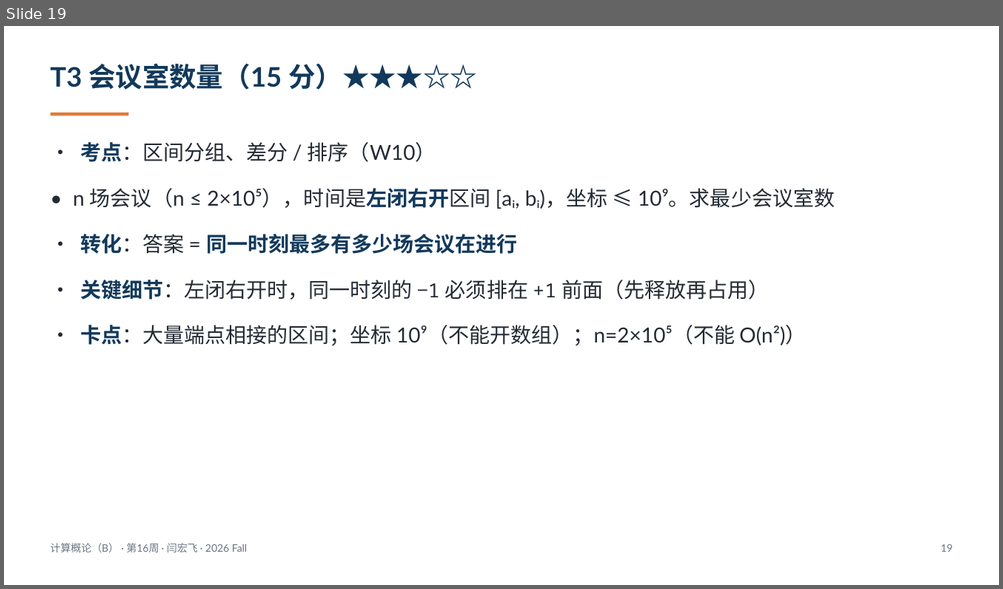
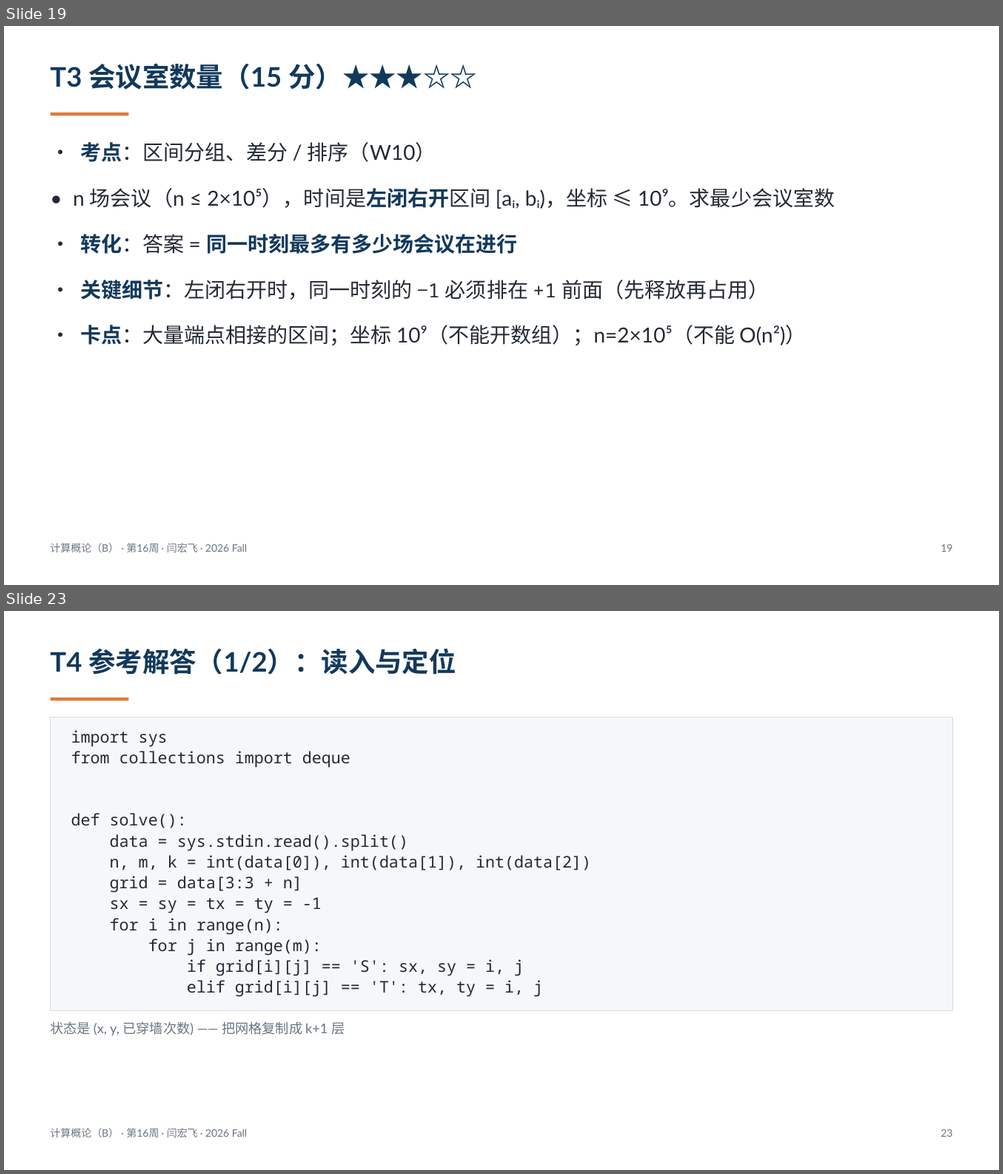
Before and after one commit to GMyhf/2026fall-cs101, a slide deck: courseware/202612_ADS_W16_Review_Final_Machine_Exam.pptx. Shown one above the other, each under a label of ours: slide 19 before the commit, slides 19 and 23 after it; the slides between them are not shown. The pictures are 1003x589 and 1003x1174 pixels, drawn with LibreOffice and Linux fonts; fonts in the diff are those of the drawing. Boxes give left, top, right and bottom in pixels: in the first picture for what was removed or moved away, otherwise in the second. Text is boxed around its words. In the diff, an @@ line names an element or a change of style, - is before the commit and + after.

```diff
--- a/courseware/202612_ADS_W16_Review_Final_Machine_Exam.pptx
+++ b/courseware/202612_ADS_W16_Review_Final_Machine_Exam.pptx
@@ slide 23 added at (x1=4, y1=611, x2=999, y2=1170), background #FFFFFF @@
@@ text added at (x1=50, y1=648, x2=455, y2=675), 26 pt, text #12395B, bold @@
+T4 参考解答（1/2）：读入与定位
@@ rectangle added at (x1=51, y1=698, x2=128, y2=701), fill #E07B39 @@
@@ rectangle added at (x1=51, y1=717, x2=952, y2=1011), fill #F6F7F9, outline #D6DCE4 0.75 pt @@
@@ text added at (x1=71, y1=730, x2=591, y2=997), 15.5 pt, text #242A33 @@
+import sys
+from collections import deque
+def solve():
+data = sys.stdin.read().split()
+n, m, k = int(data[0]), int(data[1]), int(data[2])
+grid = data[3:3 + n]
+sx = sy = tx = ty = -1
+for i in range(n):
+for j in range(m):
+if grid[i][j] == 'S': sx, sy = i, j
+elif grid[i][j] == 'T': tx, ty = i, j
@@ text added at (x1=50, y1=1022, x2=344, y2=1036), 13 pt, text #6B7582 @@
+状态是 (x, y, 已穿墙次数) —— 把网格复制成 k+1 层
@@ text added at (x1=50, y1=1128, x2=247, y2=1138), 10 pt, text #6B7582 @@
+计算概论（B） · 第16周 · 闫宏飞 · 2026 Fall
@@ text added at (x1=940, y1=1130, x2=952, y2=1137), 10 pt, text #6B7582 @@
+23
```
Also in this commit, not shown: 16 slides changed, 2 other slides added, 23 other files.
